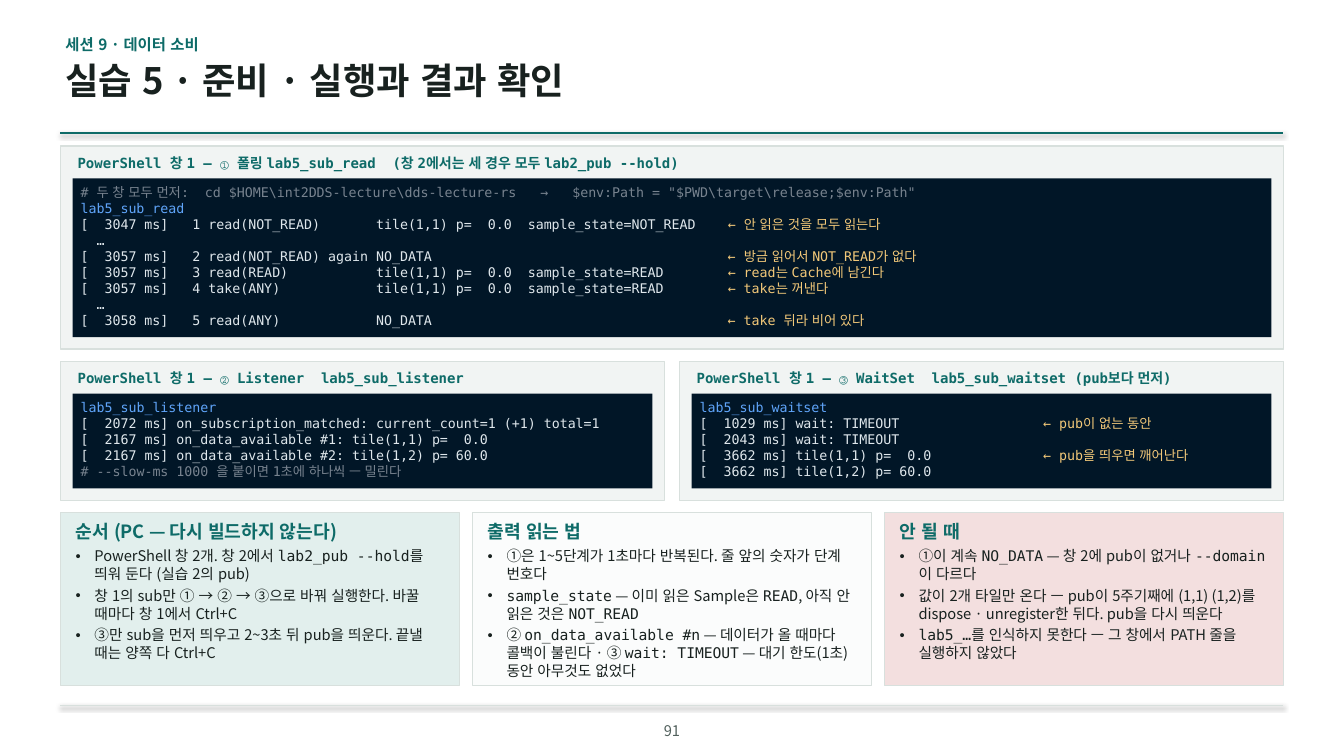
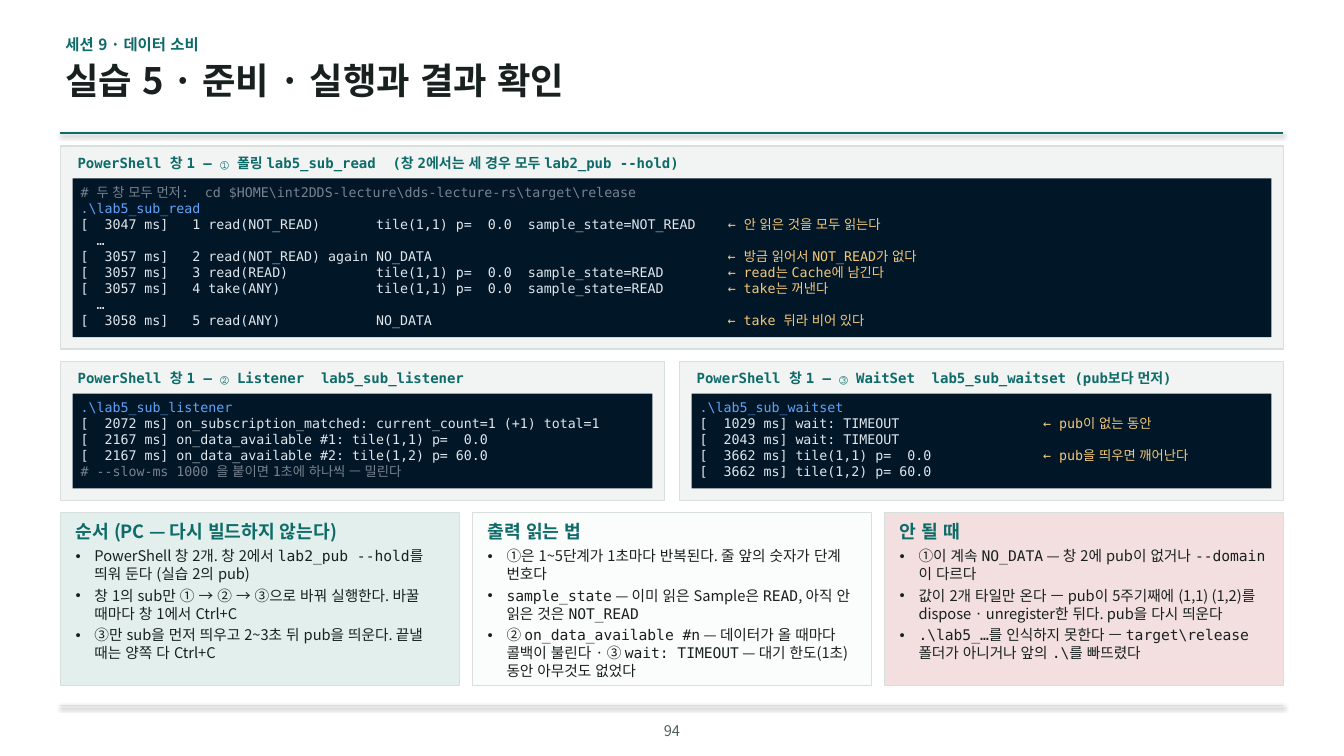
Before and after one commit to IntellectusCorp/int2DDS-lecture, a slide deck: slide 94 of int2dds-lecture-for-beginner.pptx (slide 91 before the commit). Drawn at 1344x756 pixels with LibreOffice and Linux fonts; fonts in the diff are those of the drawing; background and template pictures are left out. Boxes give left, top, right and bottom in pixels: in the first picture for what was removed or moved away, otherwise in the second. Text is boxed around its words. In the diff, an @@ line names an element or a change of style, - is before the commit and + after.

```diff
--- a/int2dds-lecture-for-beginner.pptx
+++ b/int2dds-lecture-for-beginner.pptx
@@ text in rectangle at (81, 186, 636, 216): text changed @@
-# 두 창 모두 먼저: cd $HOME\int2DDS-lecture\dds-lecture-rs → $env:Path = "$PWD\target\release;$env:Path"
-lab5_sub_read
+# 두 창 모두 먼저: cd $HOME\int2DDS-lecture\dds-lecture-rs\target\release
+.\lab5_sub_read
@@ text in rectangle at (81, 402, 233, 415): text changed @@
-lab5_sub_listener
+.\lab5_sub_listener
@@ text in rectangle at (700, 402, 844, 415): text changed @@
-lab5_sub_waitset
+.\lab5_sub_waitset
@@ text at (919, 628, 1249, 660): text changed; font Noto Sans CJK KR to DejaVu Sans Mono @@
-• lab5_…를 인식하지 못한다 — 그 창에서 PATH 줄을 실행하지 않았다
+• .\lab5_…를 인식하지 못한다 — target\release 폴더가 아니거나 앞의 .\를 빠뜨렸다
@@ page number at (664, 725, 680, 736): text changed @@
-91
+94
```
Also in this commit, not shown: 16 other slides changed, 3 slides added.
